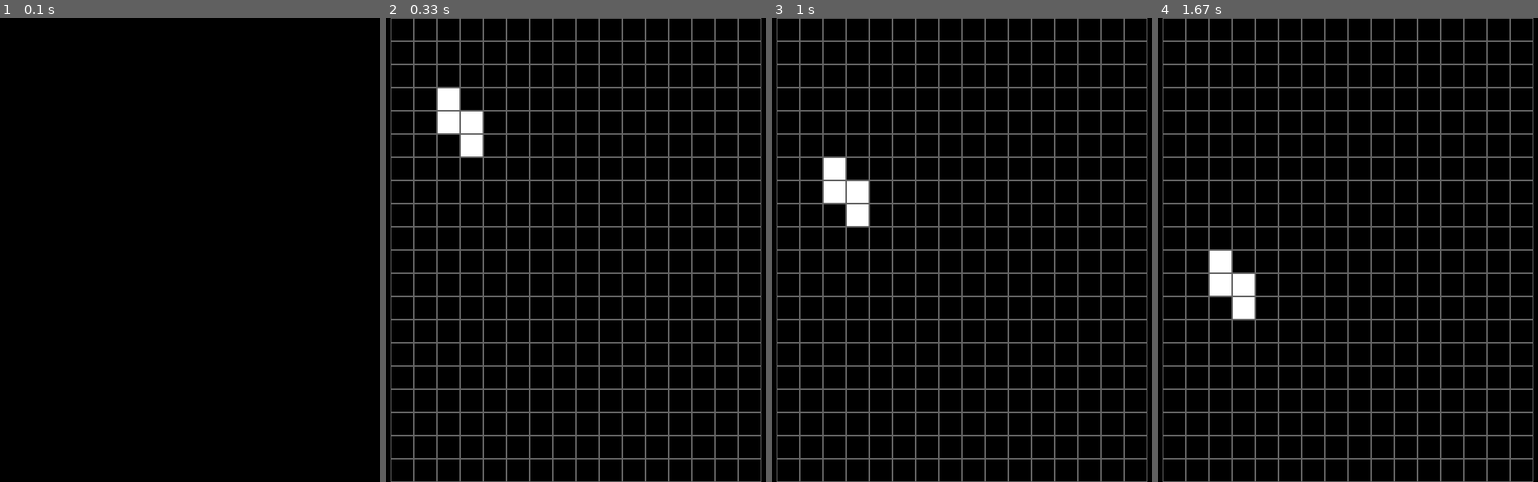
Above: before the commit, frames 1-4 (left to right).
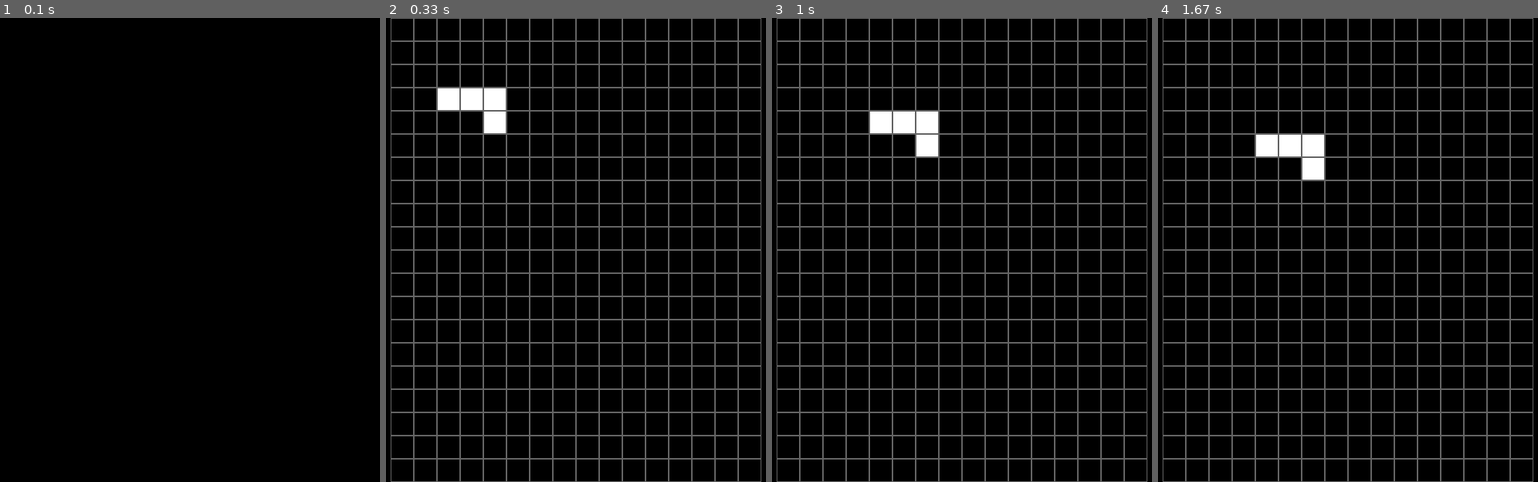
Above: after the commit, the same moments.

Repository: jmedynska/simplegame
Game: pygame game, started from Tetris.py
Same seed, same stepped clock (60 frames per second), same inputs: the game is played once before the commit and once after it.
Inputs:
- Up to frame 1 (0.1 s): no input
- Up to frame 2 (0.33 s): no input
- Up to frame 3 (1 s): hold Right 0.33-0.8 s; hold Right from 0.83 s (still down)
- Up to frame 4 (1.67 s): release Right at 1.3 s; hold Left from 1.33 s (still down)

Frame 1 is identical in both runs. In frame 2, 1.6% of the frame differs, in the area x 13-32%, y 15-30%; in frame 3, 2.1%, in the area x 13-44%, y 20-45%; in frame 4, 2.1%.

Commit message:
Add restrictions for moving blocks

Diff:
--- a/Tetris.py
+++ b/Tetris.py
@@ -1,4 +1,5 @@
 import pygame
+from pygame.locals import *
 
 blocks = [
     [[1,4,7],[3,4,5]], #straight
@@ -41,6 +42,32 @@
             pygame.draw.rect(screen, colour, [x * grid_size + gap_width, y * grid_size + gap_height,
             grid_size, grid_size], 1)
 
+def drop_block():
+    can_drop = True
+    for y in range(3):
+        for x in range(3):
+            if y * 3 + x in block.shape():  #checking existing x's and y's in the shape
+                if block.y + y >= rows - 1: #if touching the bottom of the screen
+                    can_drop = False
+    if can_drop:
+        block.y+=1
+
+def side_move(dx):
+    can_move_left = True
+    can_move_right = True
+    for y in range(3):
+        for x in range(3):
+            if y * 3 + x in block.shape():  #checking existing x's and y's in the shape
+                if block.x <= 0: #if touching the left side of the grid
+                    can_move_left = False
+                if block.x + x >= cols - 1: #if touching the right side of the grid
+                    can_move_right = False
+    if can_move_left and dx<0:
+        block.x += dx
+    if can_move_right and dx>0:
+        block.x += dx
+
+
 
 
 pygame.init()
@@ -53,19 +80,33 @@
 gap_width = (screen.get_width() - cols*grid_size)//2
 gap_height = (screen.get_height() - rows*grid_size)//2
 block = Block(2,3) #instance of Block class
-block.type = 3
+block.type = 4
 block.rotation=1
 clock = pygame.time.Clock()
-fps = 5
+fps = 5 #frames per second
+game_board = []
+#initialise game board
+for i in range(cols):
+    new_col = []
+    for j in range(rows):
+        new_col.append((0,0,0))
+    game_board.append(new_col)
 while not game_over:
     clock.tick(fps)
     for event in pygame.event.get():
         if event.type == pygame.QUIT:
             game_over = True
+            continue
+    if event.type == pygame.KEYDOWN:
+        if event.key == pygame.K_LEFT:
+            side_move(-1)
+        if event.key == pygame.K_RIGHT:
+            side_move(1)
     screen.fill((0,0,0))
     draw_grid()
     draw_block()
-    block.y+=1
+    if event.type != pygame.KEYDOWN:
+        drop_block()
 
     pygame.display.update()
 pygame.quit()
